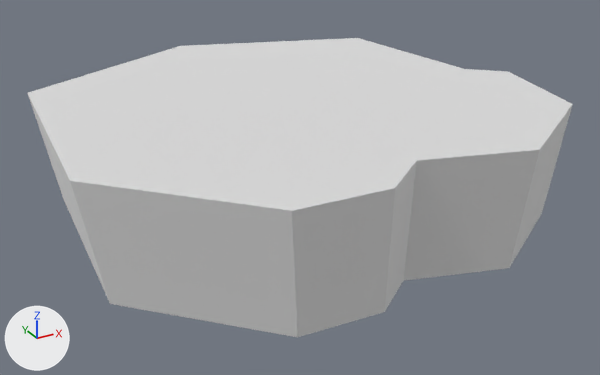
Before and after pictures for a commit that changed the glTF model models/ultimate-pack/low-poly-10/m/nature-floe.glb.
The view is the same before and after, from a 50 mm lens placed at (-1.68, -3.14, 1.66), pointed at (0.03, -0.02, 0.1). Every picture has the same lights, and +X, +Y and +Z are marked at lower left. The older version comes first. Where no turn or scale is listed for an object, it has been applied to the vertices.

In view in the first picture: 'floe'.
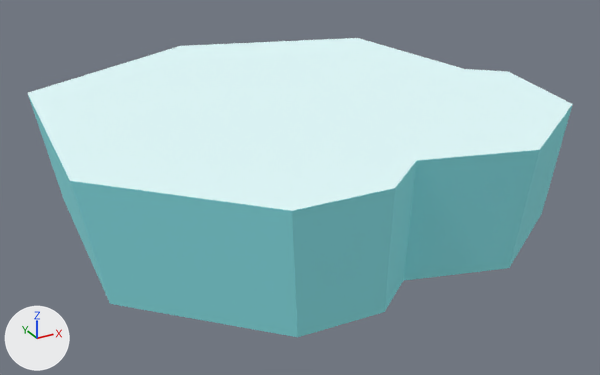
Boxes (x1, y1, x2, y2) around the edits, measured in the pictures (600 x 375 px):
'floe', recoloured, surface changed: (27, 38, 573, 337) in both

Edits to the bpy script that builds the scene:
```text
Change mat_47_blue_white:
    mat_47_blue_white.metallic: 0.4 -> 0.0
    mat_47_blue_white.base_color: (0.8, 0.8, 0.8) -> (0.776, 0.991, 1.0)  # white #e7e7e7 -> pale blue #e4feff
Change mat_45_blue_light:
    mat_45_blue_light.metallic: 0.4 -> 0.0
    mat_45_blue_light.base_color: (0.8, 0.8, 0.8) -> (0.27, 0.831, 0.871)  # white #e7e7e7 -> cyan #8eebf0
```
